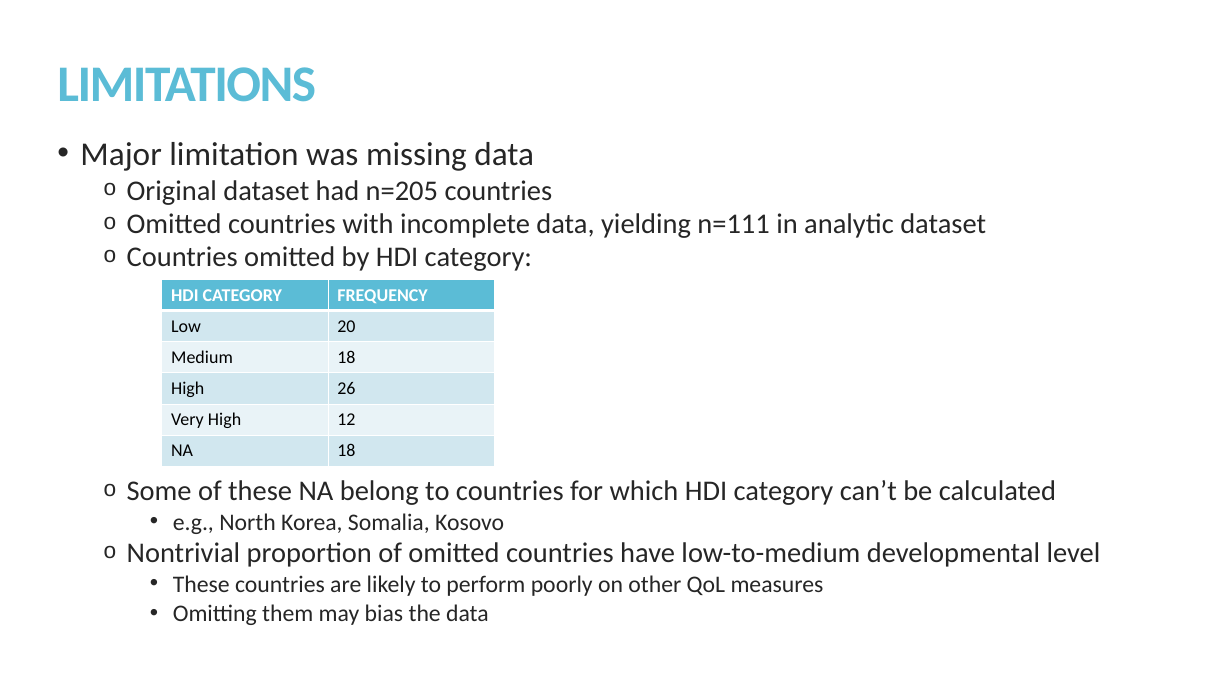
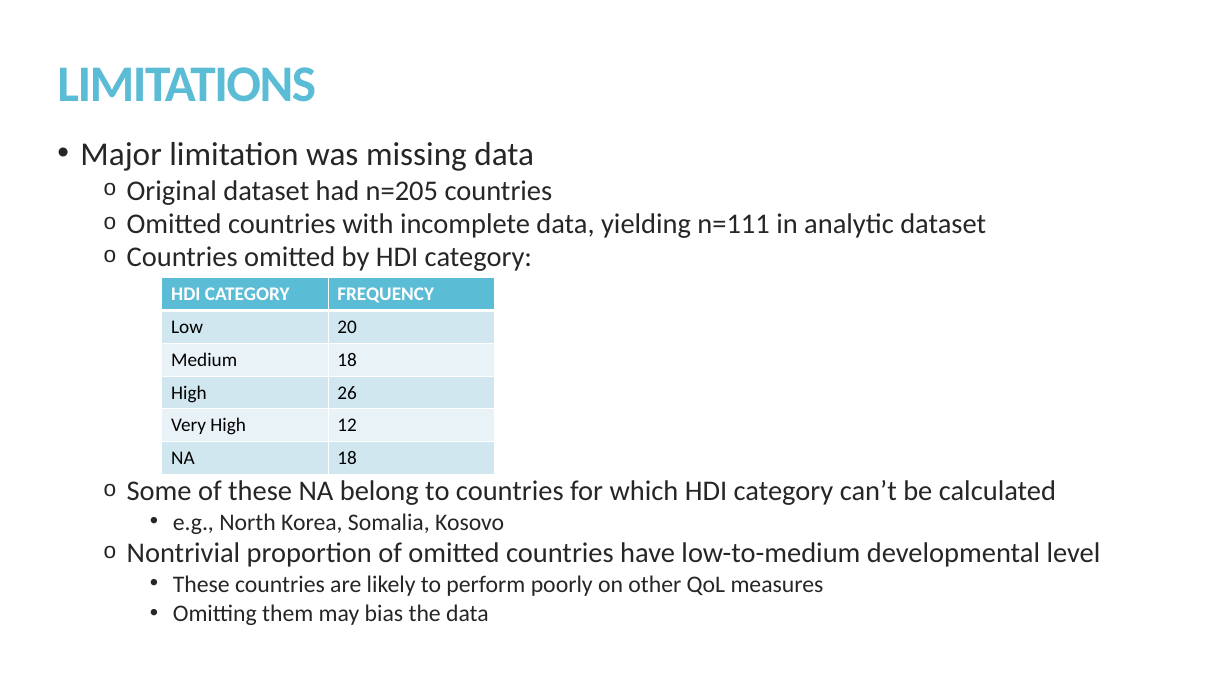
Before and after one commit to kmprioliPROF/MAT_8452_Final_Project, a slide deck: slide 20 of Prioli_Final_Proj.pptx. Drawn at 1232x693 pixels with LibreOffice and Linux fonts; fonts in the diff are those of the drawing. Boxes give left, top, right and bottom in pixels: in the first picture for what was removed or moved away, otherwise in the second. Text is boxed around its words. In the diff, an @@ line names an element or a change of style, - is before the commit and + after.

```diff
--- a/Prioli_Final_Proj.pptx
+++ b/Prioli_Final_Proj.pptx
@@ table at (162, 277, 494, 471) @@
@@ size 14 to 15 pt @@
```
Also in this commit, not shown: 1 other slide changed, 2 other files.
